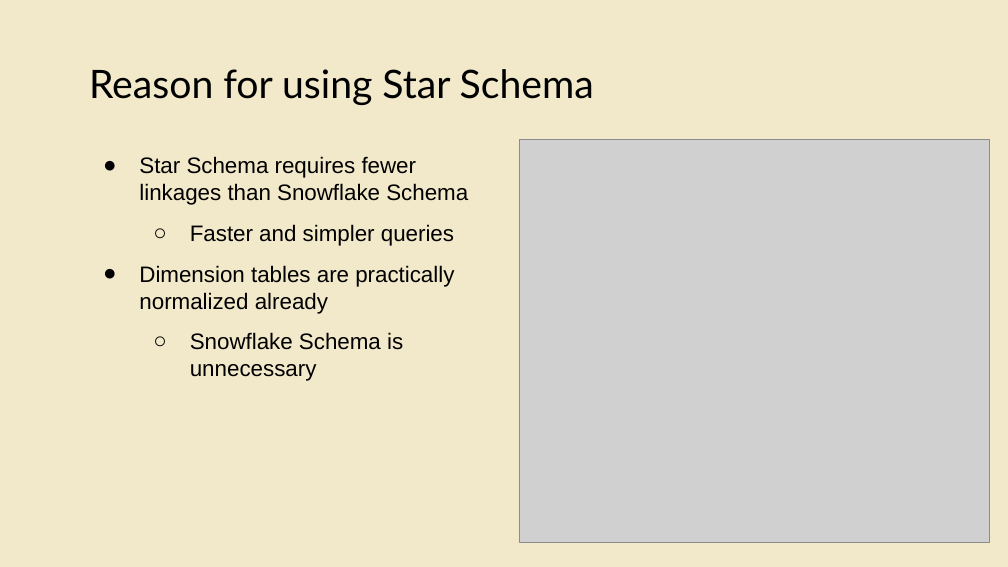
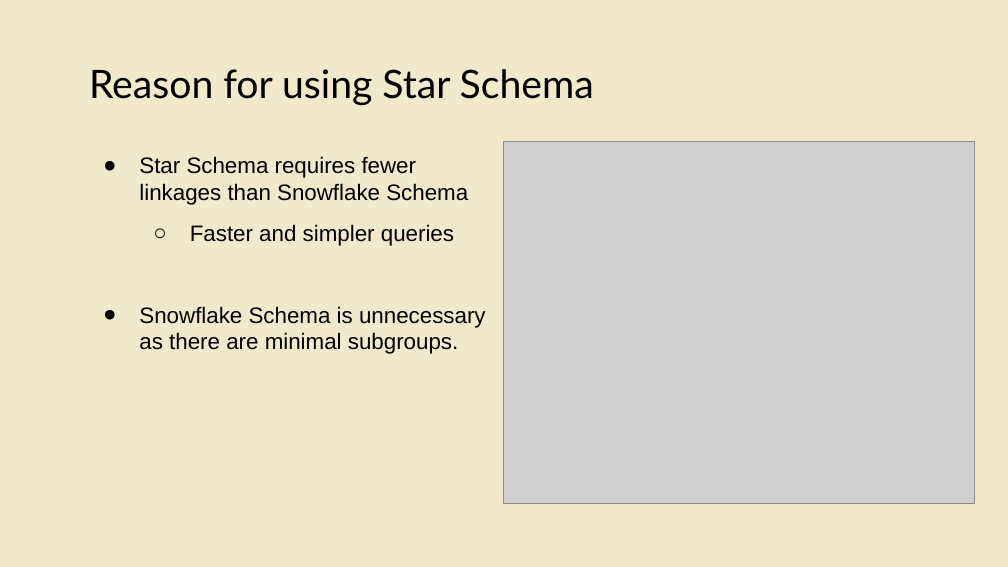
Before and after one commit to ethanolx/Rolling-Music-sql, a slide deck: slide 5 of group/doc/presentation.pptx. Drawn at 1008x567 pixels with LibreOffice and Linux fonts; fonts in the diff are those of the drawing; grey boxes stand for pictures. Boxes give left, top, right and bottom in pixels: in the first picture for what was removed or moved away, otherwise in the second. Text is boxed around its words. In the diff, an @@ line names an element or a change of style, - is before the commit and + after.

```diff
--- a/group/doc/presentation.pptx
+++ b/group/doc/presentation.pptx
@@ picture: place and size @@
-picture at [519,140,990,542]
+picture at [504,141,975,503]
@@ text at [139,306,486,354]: text changed @@
-● Dimension tables are practically normalized already
-  ○ Snowflake Schema is unnecessary
+● Snowflake Schema is unnecessary as there are minimal subgroups.
```
Also in this commit, not shown: 7 other slides changed, 2 slides added, 11 other files.
